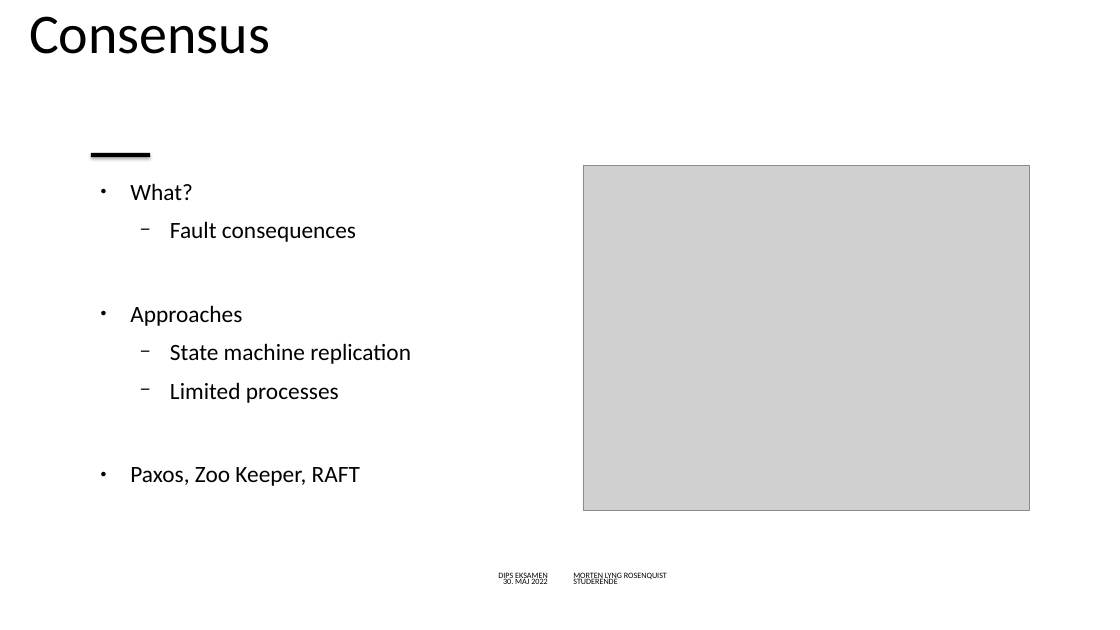
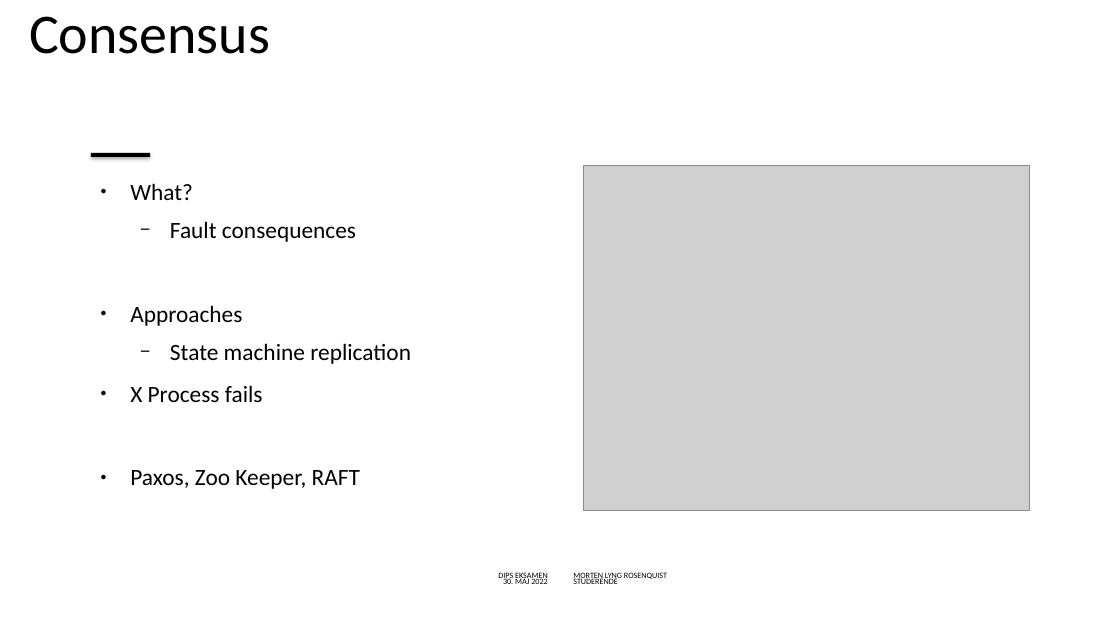
Before and after one commit to mlRosenquist/au-mlr-distributed-and-pervasive-systems, a slide deck: slide 15 of Præsentation.pptx. Drawn at 1120x630 pixels with LibreOffice and Linux fonts; fonts in the diff are those of the drawing; grey boxes stand for pictures; background and template pictures are left out. Boxes give left, top, right and bottom in pixels: in the first picture for what was removed or moved away, otherwise in the second. Text is boxed around its words. In the diff, an @@ line names an element or a change of style, - is before the commit and + after.

```diff
--- a/Præsentation.pptx
+++ b/Præsentation.pptx
@@ text at (130,385,263,402): text changed @@
-  − Limited processes
+● X Process fails
```
Also in this commit, not shown: 12 other slides changed.
